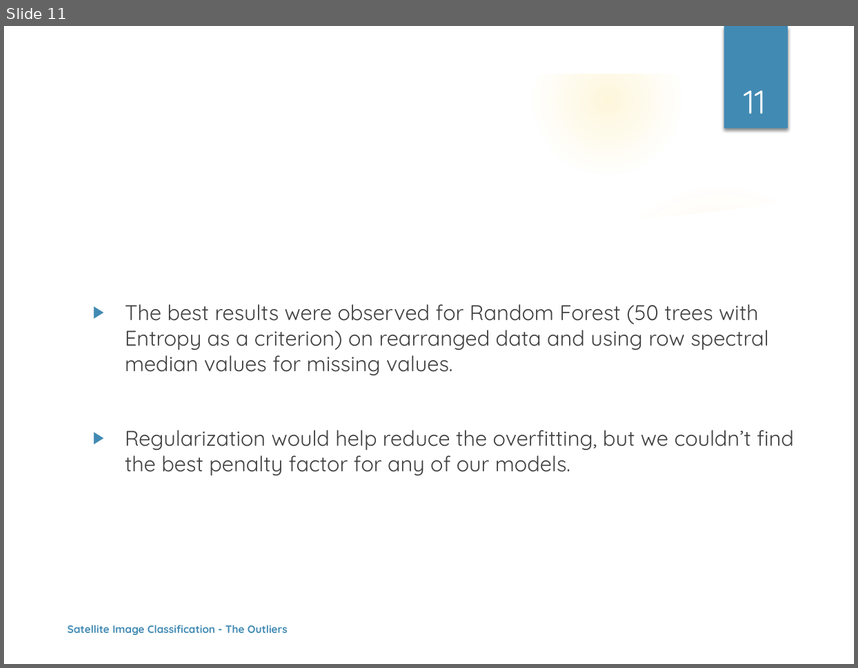
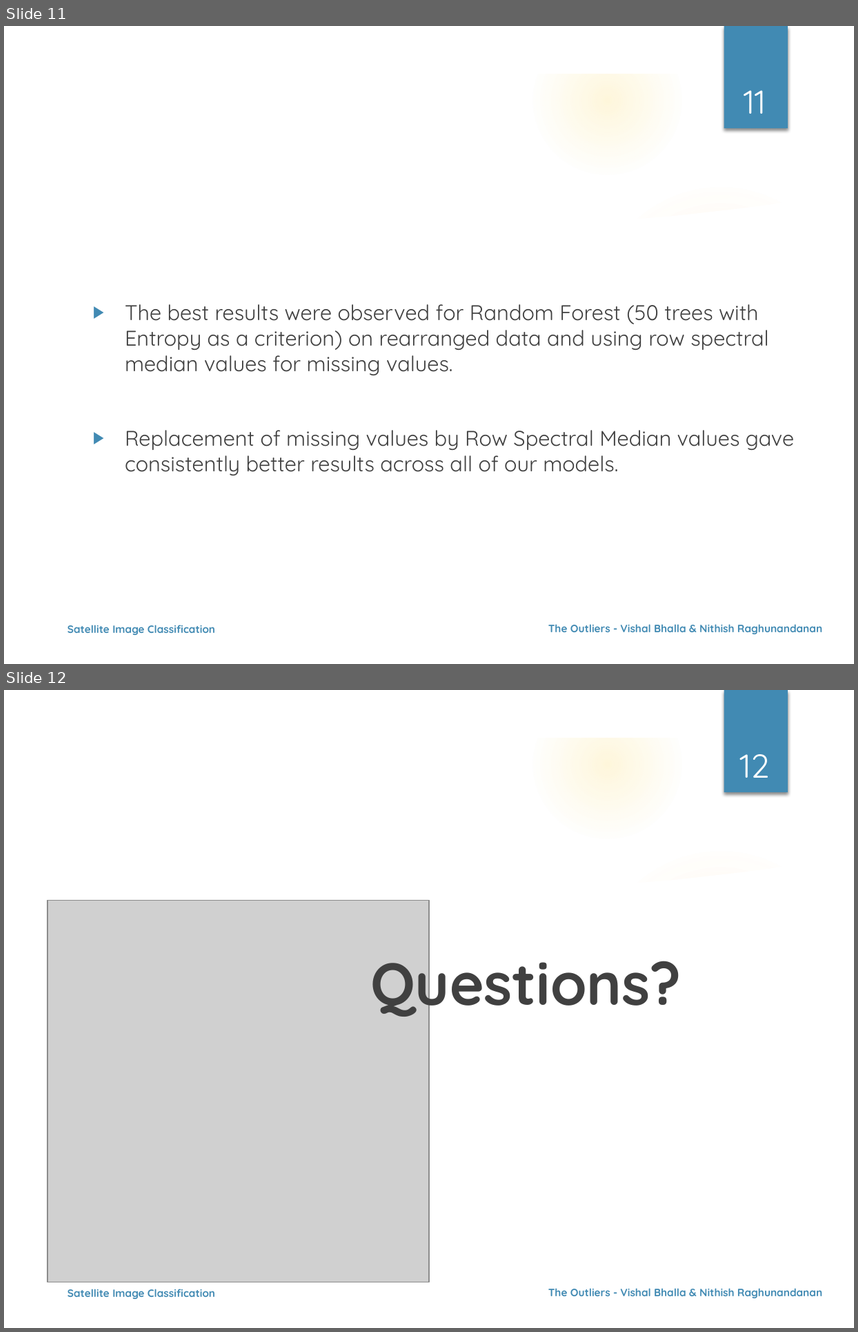
Before and after one commit to nehgu/Anomaly-Detection, a slide deck: Challenges/Satellite Image Data Set - Challenge 2/Ppt - Satellite Image Dataset Classification Challenge-2.pptx. Shown one above the other, each under a label of ours: slide 11 before the commit, slides 11 and 12 after it. The pictures are 858x668 and 858x1332 pixels, drawn with LibreOffice and Linux fonts; fonts in the diff are those of the drawing; grey boxes stand for pictures; background and template pictures are left out. Boxes give left, top, right and bottom in pixels: in the first picture for what was removed or moved away, otherwise in the second. Text is boxed around its words. In the diff, an @@ line names an element or a change of style, - is before the commit and + after.

```diff
--- a/Challenges/Satellite Image Data Set - Challenge 2/Ppt - Satellite Image Dataset Classification Challenge-2.pptx
+++ b/Challenges/Satellite Image Data Set - Challenge 2/Ppt - Satellite Image Dataset Classification Challenge-2.pptx
@@ slide 12 added at (4, 690, 854, 1328), background picture (left out); not listed: 9 template elements that a slide beside it also shows @@
@@ page number added at (740, 754, 769, 778), 28 pt, text #FFFFFF @@
+12
@@ picture added at (47, 900, 429, 1281) @@
@@ text added at (370, 943, 682, 1020), 50 pt, text #404040, bold @@
+Questions?
@@ text added at (67, 1288, 215, 1299), 9 pt, text #418AB3, bold @@
+Satellite Image Classification
@@ text added at (548, 1288, 822, 1298), 9 pt, text #418AB3, bold @@
+The Outliers - Vishal Bhalla & Nithish Raghunandanan
@@ slide 11 changed as well @@
@@ text at (125, 430, 794, 475): text changed @@
-▶ Regularization would help reduce the overfitting, but we couldn’t find the best penalty factor for any of our models.
+▶ Replacement of missing values by Row Spectral Median values gave consistently better results across all of our models.
@@ text at (67, 624, 215, 635): text changed @@
-Satellite Image Classification - The Outliers
+Satellite Image Classification
@@ text added at (548, 624, 822, 634), 9 pt, text #418AB3, bold @@
+The Outliers - Vishal Bhalla & Nithish Raghunandanan
```
Also in this commit, not shown: 11 other slides changed, 1 other file.
